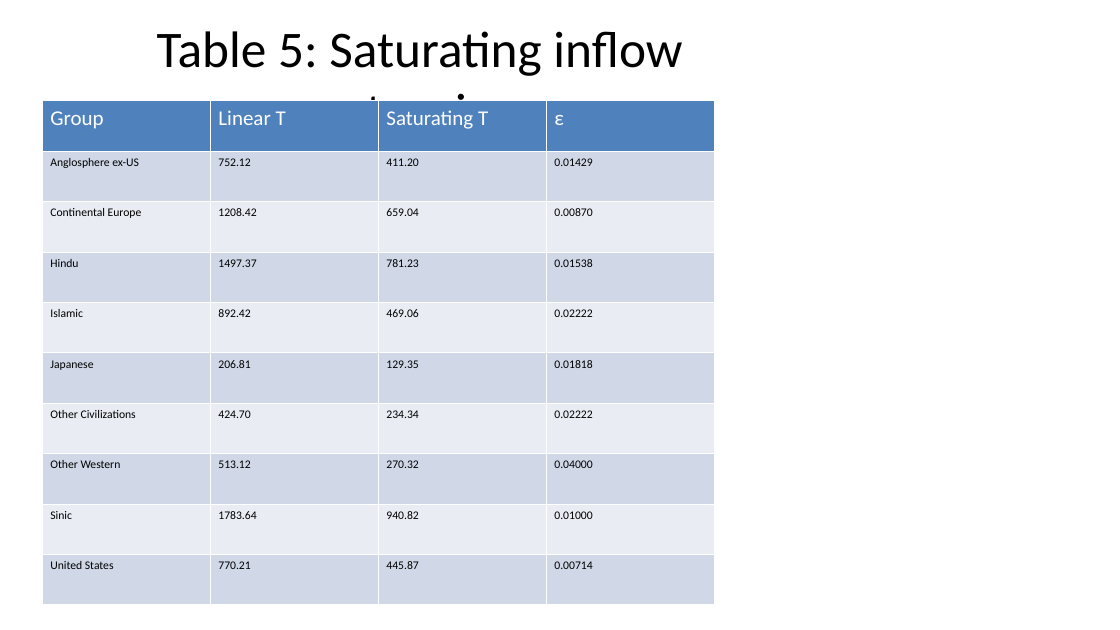
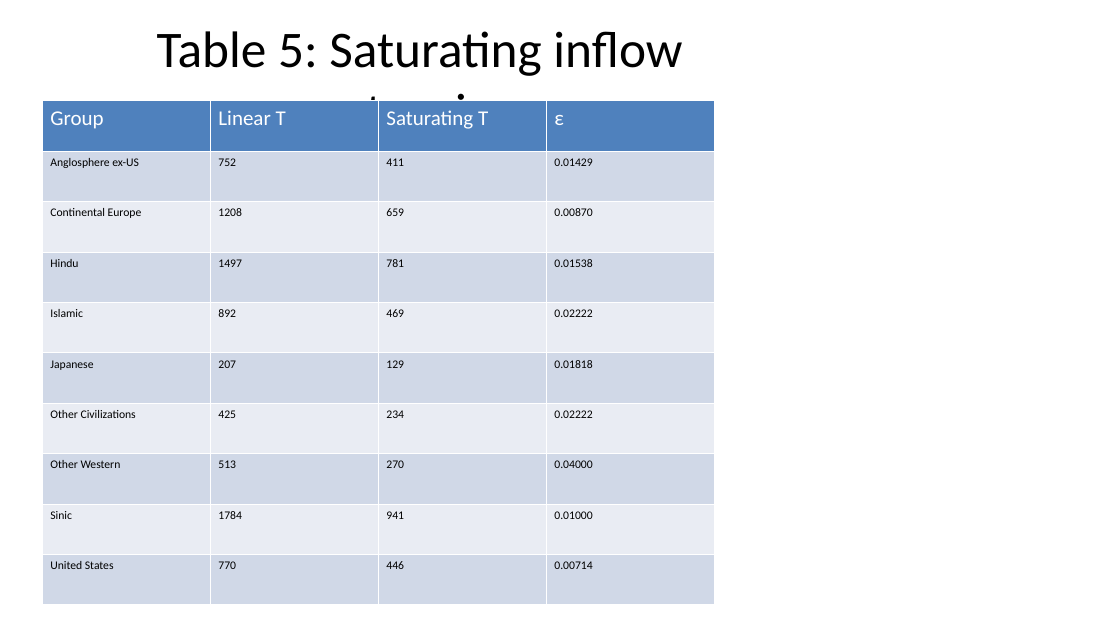
Before and after one commit to bougtoir/heat-accidents-mortality, a slide deck: slide 10 of researcher_mobility_ode/docs/manuscript_full_article_figures.pptx. Drawn at 1120x630 pixels with LibreOffice and Linux fonts; fonts in the diff are those of the drawing. Boxes give left, top, right and bottom in pixels: in the first picture for what was removed or moved away, otherwise in the second. Text is boxed around its words. In the diff, an @@ line names an element or a change of style, - is before the commit and + after.

```diff
--- a/researcher_mobility_ode/docs/manuscript_full_article_figures.pptx
+++ b/researcher_mobility_ode/docs/manuscript_full_article_figures.pptx
@@ table at box(42, 101, 714, 605) @@
-row 2, column 2: 752.12
+row 2, column 2: 752
-row 2, column 3: 411.20
+row 2, column 3: 411
-row 3, column 2: 1208.42
+row 3, column 2: 1208
-row 3, column 3: 659.04
+row 3, column 3: 659
-row 4, column 2: 1497.37
+row 4, column 2: 1497
-row 4, column 3: 781.23
+row 4, column 3: 781
-row 5, column 2: 892.42
+row 5, column 2: 892
-row 5, column 3: 469.06
+row 5, column 3: 469
-row 6, column 2: 206.81
+row 6, column 2: 207
-row 6, column 3: 129.35
+row 6, column 3: 129
-row 7, column 2: 424.70
+row 7, column 2: 425
-row 7, column 3: 234.34
+row 7, column 3: 234
-row 8, column 2: 513.12
+row 8, column 2: 513
-row 8, column 3: 270.32
+row 8, column 3: 270
-row 9, column 2: 1783.64
+row 9, column 2: 1784
-row 9, column 3: 940.82
+row 9, column 3: 941
-row 10, column 2: 770.21
+row 10, column 2: 770
-row 10, column 3: 445.87
+row 10, column 3: 446
```
Also in this commit, not shown: 4 other slides changed, 7 other files.
